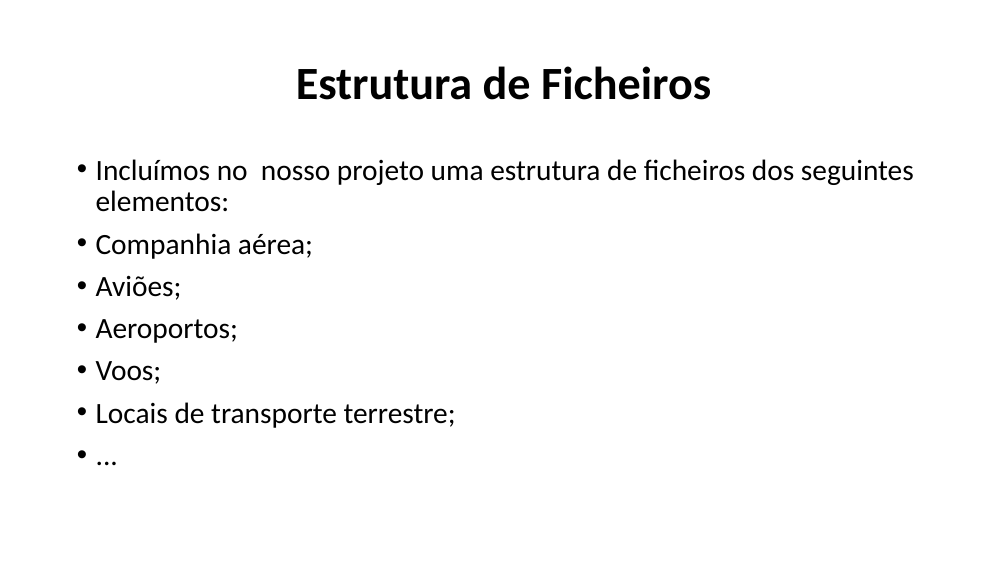
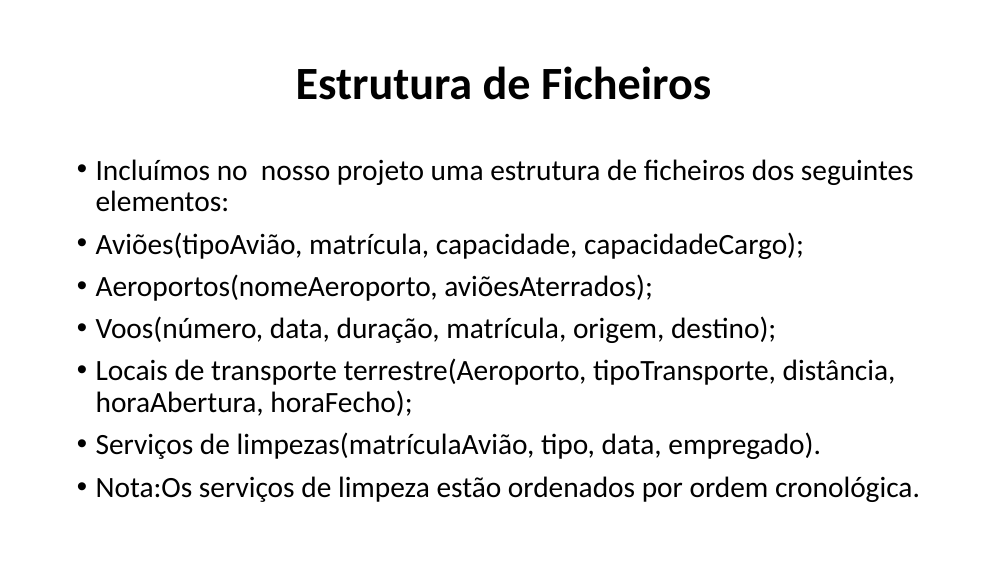
Before and after one commit to Naapperas/feup-aed-proj1, a slide deck: slide 5 of Apresentação.pptx. Drawn at 1008x567 pixels with LibreOffice and Linux fonts; fonts in the diff are those of the drawing. Boxes give left, top, right and bottom in pixels: in the first picture for what was removed or moved away, otherwise in the second. Text is boxed around its words. In the diff, an @@ line names an element or a change of style, - is before the commit and + after.

Commit message:
ppt update

```diff
--- a/Apresentação.pptx
+++ b/Apresentação.pptx
@@ text at <box>96,232,920,502</box>: text changed @@
-• Companhia aérea;
-• Aviões;
-• Aeroportos;
-• Voos;
-• Locais de transporte terrestre;
-• ...
+• Aviões(tipoAvião, matrícula, capacidade, capacidadeCargo);
+• Aeroportos(nomeAeroporto, aviõesAterrados);
+• Voos(número, data, duração, matrícula, origem, destino);
+• Locais de transporte terrestre(Aeroporto, tipoTransporte, distância, horaAbertura, horaFecho);
+• Serviços de limpezas(matrículaAvião, tipo, data, empregado).
+• Nota:Os serviços de limpeza estão ordenados por ordem cronológica.
```
Also in this commit, not shown: 2 other slides changed, 3 slides added, 2 slides removed.
